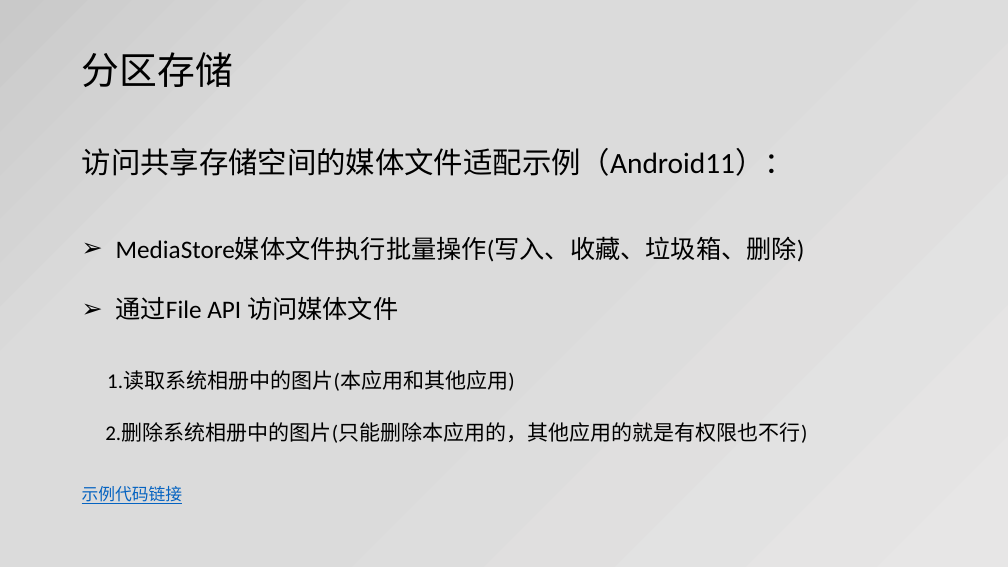
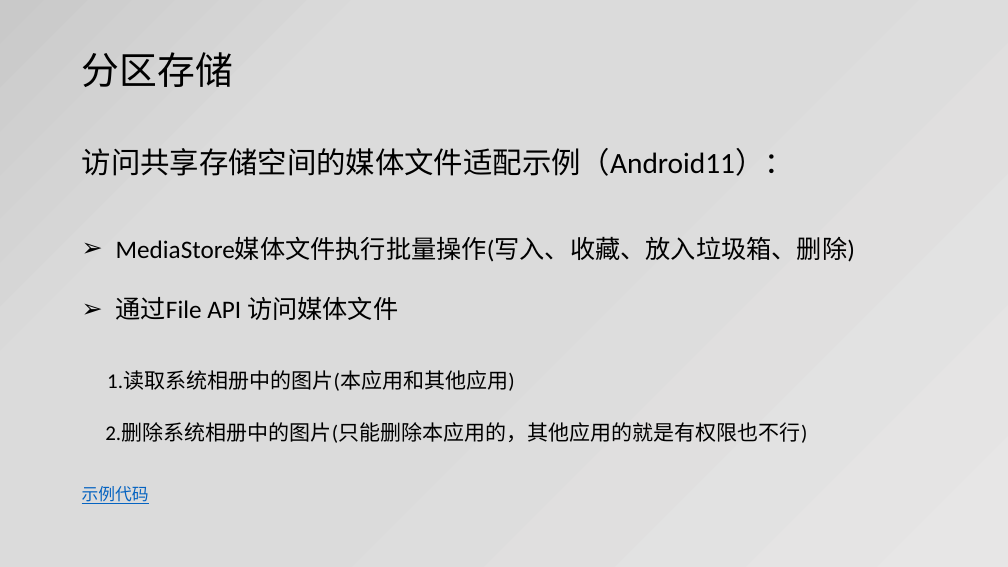
Before and after one commit to jianjunxiao/Adaptation, a slide deck: slide 12 of Android10、11适配.pptx. Drawn at 1008x567 pixels with LibreOffice and Linux fonts; fonts in the diff are those of the drawing. Boxes give left, top, right and bottom in pixels: in the first picture for what was removed or moved away, otherwise in the second. Text is boxed around its words. In the diff, an @@ line names an element or a change of style, - is before the commit and + after.

```diff
--- a/Android10、11适配.pptx
+++ b/Android10、11适配.pptx
@@ text at (x1=116, y1=237, x2=855, y2=262): text changed @@
-➢ MediaStore媒体文件执行批量操作(写入、收藏、垃圾箱、删除)
+➢ MediaStore媒体文件执行批量操作(写入、收藏、放入垃圾箱、删除)
@@ text at (x1=82, y1=486, x2=149, y2=504): text changed @@
-示例代码链接
+示例代码
```
Also in this commit, not shown: 7 other slides changed.
